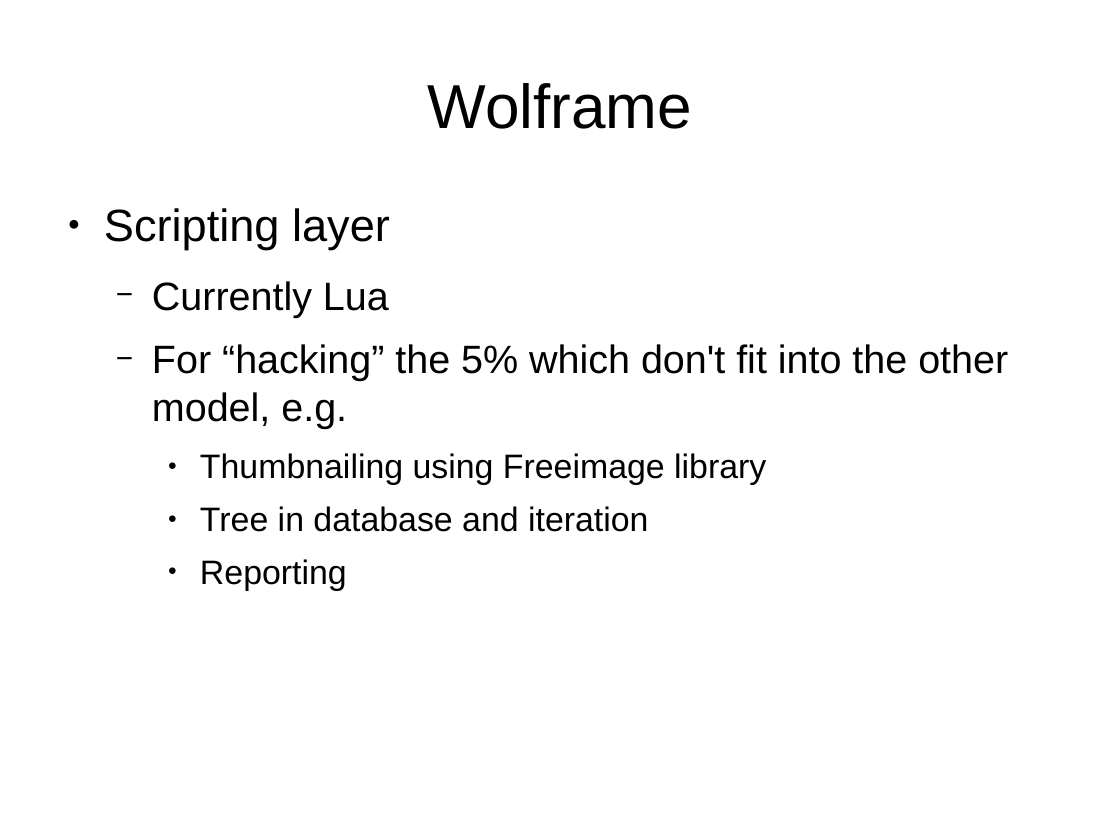
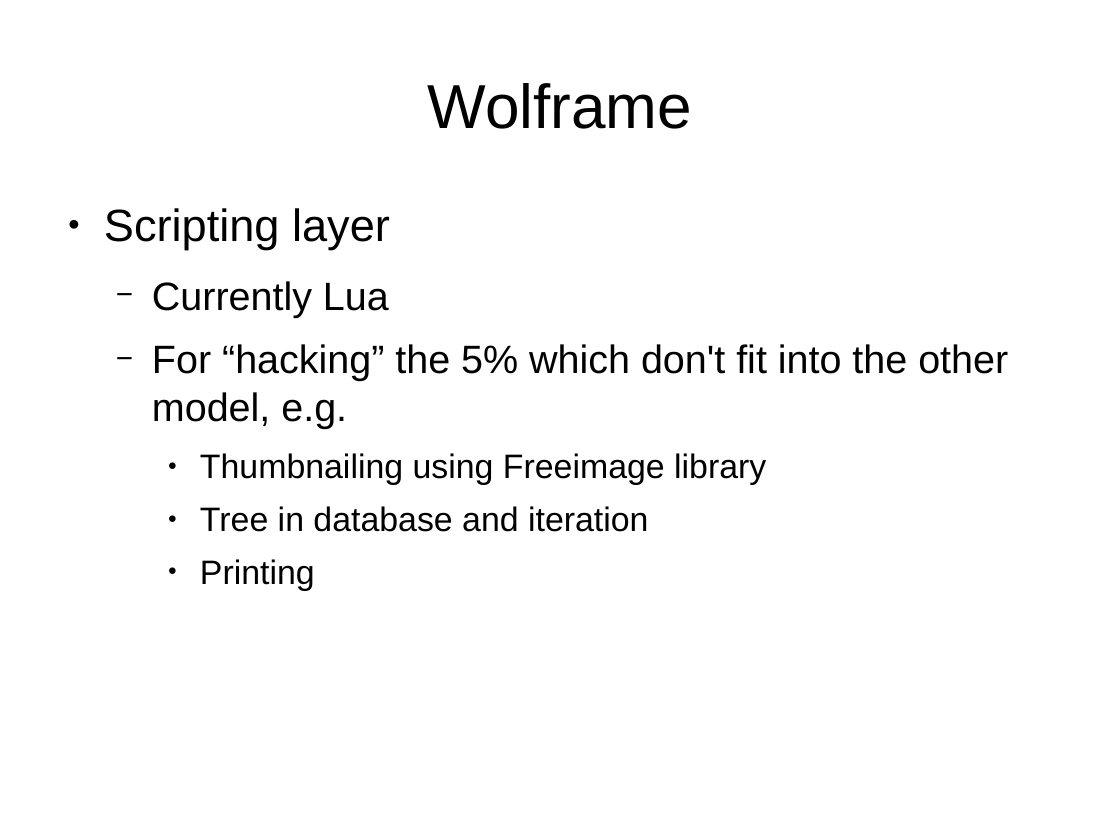
Before and after one commit to Wolframe/Wolframe, a slide deck: slide 6 of examples/tutorial/doc/tutorial.odp. Drawn at 1120x840 pixels with LibreOffice and Linux fonts; fonts in the diff are those of the drawing. Boxes give left, top, right and bottom in pixels: in the first picture for what was removed or moved away, otherwise in the second. Text is boxed around its words. In the diff, an @@ line names an element or a change of style, - is before the commit and + after.

```diff
--- a/examples/tutorial/doc/tutorial.odp
+++ b/examples/tutorial/doc/tutorial.odp
@@ text at (200,559,315,591): text changed @@
-    ● Reporting
+    ● Printing
```
Also in this commit, not shown: 6 other slides changed.
